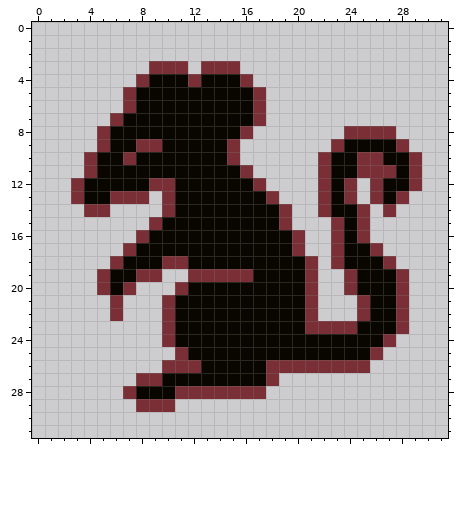
One commit to this pixel-art sprite: icons/tg_32.png. That is the earlier state.
The file is 32x32 pixels.
Once edited:
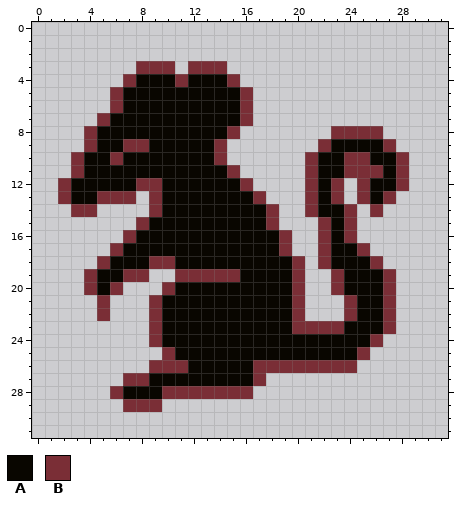
Palette (. is transparent): A #090600  B #7a2e36
Diff:
@@ x 0..31 @@
  2 ................................
- 3 .........BBB.BBB................
- 4 ........BAAABAAAB...............
- 5 .......BAAAAAAAAAB..............
- 6 .......BAAAAAAAAAB..............
- 7 ......BAAAAAAAAAAB..............
- 8 .....BAAAAAAAAAAB.......BBBB....
- 9 .....BAABBAAAAAB.......BAAAAB...
-10 ....BAABAAAAAAAB......BAABBAAB..
-11 ....BAAAAAAAAAAAB.....BAABBBAB..
-12 ...BAAAAABBAAAAAAB....BAB.BAAB..
-13 ...BAABBB.BAAAAAAAB...BAB.BAB...
-14 ....BB....BAAAAAAAAB..BAAB.B....
-15 .........BAAAAAAAAAB...BAB......
-16 ........BAAAAAAAAAAAB..BAB......
-17 .......BAAAAAAAAAAAAB..BAAB.....
-18 ......BAAABBAAAAAAAAAB.BAAAB....
-19 .....BAABB..BBBBBAAAAB..BAAAB...
-20 .....BAB...BAAAAAAAAAB..BAAAB...
-21 ......B...BAAAAAAAAAAB...BAAB...
-22 ......B...BAAAAAAAAAAB...BAAB...
-23 ..........BAAAAAAAAAABBBBAAAB...
-24 ..........BAAAAAAAAAAAAAAAAB....
-25 ...........BAAAAAAAAAAAAAAB.....
-26 ..........BBBAAAAABBBBBBBB......
-27 ........BBAAAAAAAAB.............
-28 .......BAAABBBBBBB..............
-29 ........BBB.....................
+ 3 ........BBB.BBB.................
+ 4 .......BAAABAAAB................
+ 5 ......BAAAAAAAAAB...............
+ 6 ......BAAAAAAAAAB...............
+ 7 .....BAAAAAAAAAAB...............
+ 8 ....BAAAAAAAAAAB.......BBBB.....
+ 9 ....BAABBAAAAAB.......BAAAAB....
+10 ...BAABAAAAAAAB......BAABBAAB...
+11 ...BAAAAAAAAAAAB.....BAABBBAB...
+12 ..BAAAAABBAAAAAAB....BAB.BAAB...
+13 ..BAABBB.BAAAAAAAB...BAB.BAB....
+14 ...BB....BAAAAAAAAB..BAAB.B.....
+15 ........BAAAAAAAAAB...BAB.......
+16 .......BAAAAAAAAAAAB..BAB.......
+17 ......BAAAAAAAAAAAAB..BAAB......
+18 .....BAAABBAAAAAAAAAB.BAAAB.....
+19 ....BAABB..BBBBBAAAAB..BAAAB....
+20 ....BAB...BAAAAAAAAAB..BAAAB....
+21 .....B...BAAAAAAAAAAB...BAAB....
+22 .....B...BAAAAAAAAAAB...BAAB....
+23 .........BAAAAAAAAAABBBBAAAB....
+24 .........BAAAAAAAAAAAAAAAAB.....
+25 ..........BAAAAAAAAAAAAAAB......
+26 .........BBBAAAAABBBBBBBB.......
+27 .......BBAAAAAAAAB..............
+28 ......BAAABBBBBBB...............
+29 .......BBB......................
 30 ................................
Changed places in both pictures, as pixel boxes (x1, y1, x2, y2):
changed: (58, 61, 422, 412)
